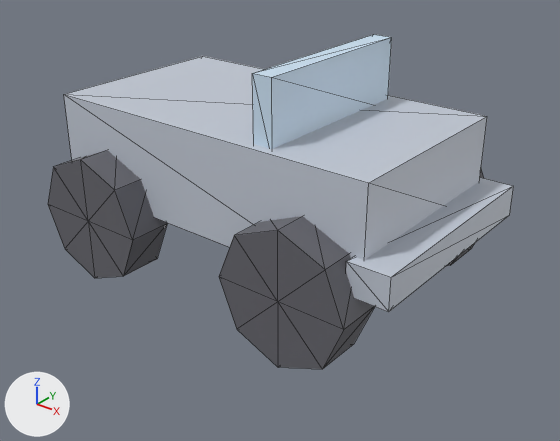
The glTF model public/studio/v2.15.0/d_jeep/model.glb: old version first, new version second.
The view is the same before and after, from a camera (50 mm lens) standing at (4.59, -5.53, 2.95) and looking at (0.3, -0.18, -0.37). Arrows for +X, +Y and +Z are at lower left; the lights stay in place. The picture after the commit comes second. Mesh edges are drawn as thin lines. Where no turn or scale is listed for an object, it has been applied to the vertices.

The older version as bpy lines, for what is in view:
```python
me_geometry_0 = bpy.data.meshes.new('geometry_0')
me_geometry_0.from_pydata(...)  # a box spanning x -1.8..1.8, y -1.0..1.0, z -0.3..0.7
me_geometry_0.materials.append(mat_defaultmaterial)
me_geometry_1 = bpy.data.meshes.new('geometry_1')
me_geometry_1.from_pydata(...)  # a box spanning x 0.6..0.8, y -0.9..0.9, z 0.6..1.3
me_geometry_1.materials.append(mat_defaultmaterial_001)
me_geometry_2 = bpy.data.meshes.new('geometry_2')
me_geometry_2.from_pydata(...)  # a box spanning x 1.7..2.1, y -1.1..1.1, z -0.25..0.05
me_geometry_2.materials.append(mat_defaultmaterial_002)
me_geometry_3 = bpy.data.meshes.new('geometry_3')
me_geometry_3.from_pydata(...)  # an 8-sided cylinder along y spanning x 0.55..1.85, y 0.875..1.325, z -1.05..0.25
me_geometry_3.materials.append(mat_defaultmaterial_003)
me_geometry_4 = bpy.data.meshes.new('geometry_4')
me_geometry_4.from_pydata(...)  # an 8-sided cylinder along y spanning x 0.55..1.85, y -1.325..-0.875, z -1.05..0.25
me_geometry_4.materials.append(mat_defaultmaterial_004)
me_geometry_6 = bpy.data.meshes.new('geometry_6')
me_geometry_6.from_pydata(...)  # an 8-sided cylinder along y spanning x -1.85..-0.55, y -1.325..-0.875, z -1.05..0.25
me_geometry_6.materials.append(mat_defaultmaterial_006)
ob_part0 = bpy.data.objects.new('part0', me_geometry_0)
ob_part0.location = (0.0, 0.0, 0.0)
ob_part1 = bpy.data.objects.new('part1', me_geometry_1)
ob_part1.location = (0.0, 0.0, 0.0)
ob_part2 = bpy.data.objects.new('part2', me_geometry_2)
ob_part2.location = (0.0, 0.0, 0.0)
ob_part3 = bpy.data.objects.new('part3', me_geometry_3)
ob_part3.location = (0.0, 0.0, 0.0)
ob_part4 = bpy.data.objects.new('part4', me_geometry_4)
ob_part4.location = (0.0, 0.0, 0.0)
ob_part6 = bpy.data.objects.new('part6', me_geometry_6)
ob_part6.location = (0.0, 0.0, 0.0)
```
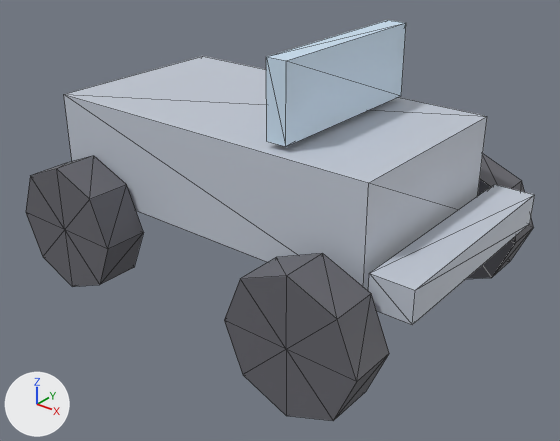
Where the change shows, as pixel boxes [x1, y1, x2, y2] in the pictures (560 x 441 px):
'part4', moved
    before: [219, 216, 375, 369]
    after: [224, 253, 389, 421]
'part6', moved
    before: [48, 150, 167, 278]
    after: [26, 156, 144, 287]
'part2', moved
    before: [346, 177, 514, 312]
    after: [368, 184, 534, 325]
'part1', moved
    before: [252, 34, 392, 149]
    after: [266, 20, 406, 147]
'part3', moved (mostly hidden before)
    before: [446, 169, 484, 266]
    after: [466, 154, 533, 279]

The change, as a diff of the scene's bpy script:
```diff
--- a/public/studio/v2.15.0/d_jeep/model.glb.py
+++ b/public/studio/v2.15.0/d_jeep/model.glb.py
@@ me_geometry_1 @@
 # used by ob_part1; location = (0.0, 0.0, 0.0)
-me_geometry_1.from_pydata(...)  # 8 vertices, 12 faces; spans x 0.6..0.8, y -0.9..0.9, z 0.6..1.3
+me_geometry_1.from_pydata(...)  # 8 vertices, 12 faces; spans x 0.74..0.94, y -0.9..0.9, z 0.75..1.45
+# me_geometry_1 part 1: the whole mesh is moved by (0.14, 0.0, 0.15)
 me_geometry_1.materials.append(mat_defaultmaterial_001)
@@ me_geometry_2 @@
 # used by ob_part2; location = (0.0, 0.0, 0.0)
-me_geometry_2.from_pydata(...)  # 8 vertices, 12 faces; spans x 1.7..2.1, y -1.1..1.1, z -0.25..0.05
+me_geometry_2.from_pydata(...)  # 8 vertices, 12 faces; spans x 1.91..2.31, y -1.1..1.1, z -0.28..0.02
+# me_geometry_2 part 2: the whole mesh is moved by (0.21, 0.0, -0.03)
 me_geometry_2.materials.append(mat_defaultmaterial_002)
@@ me_geometry_3 @@
 # used by ob_part3; location = (0.0, 0.0, 0.0)
-me_geometry_3.from_pydata(...)  # 18 vertices, 32 faces; spans x 0.55..1.85, y 0.875..1.325, z -1.05..0.25
+me_geometry_3.from_pydata(...)  # 18 vertices, 32 faces; spans x 0.872..2.172, y 1.17..1.62, z -1.211..0.089
+# me_geometry_3 part 3: the whole mesh is moved by (0.322, 0.295, -0.161)
 me_geometry_3.materials.append(mat_defaultmaterial_003)
@@ me_geometry_4 @@
 # used by ob_part4; location = (0.0, 0.0, 0.0)
-me_geometry_4.from_pydata(...)  # 18 vertices, 32 faces; spans x 0.55..1.85, y -1.325..-0.875, z -1.05..0.25
+me_geometry_4.from_pydata(...)  # 18 vertices, 32 faces; spans x 0.872..2.172, y -1.62..-1.17, z -1.211..0.089
+# me_geometry_4 part 4: the whole mesh is moved by (0.322, -0.295, -0.161)
 me_geometry_4.materials.append(mat_defaultmaterial_004)
@@ me_geometry_6 @@
 # used by ob_part6; location = (0.0, 0.0, 0.0)
-me_geometry_6.from_pydata(...)  # 18 vertices, 32 faces; spans x -1.85..-0.55, y -1.325..-0.875, z -1.05..0.25
+me_geometry_6.from_pydata(...)  # 18 vertices, 32 faces; spans x -2.026..-0.726, y -1.486..-1.036, z -1.138..0.162
+# me_geometry_6 part 5: the whole mesh is moved by (-0.176, -0.161, -0.088)
 me_geometry_6.materials.append(mat_defaultmaterial_006)
```
